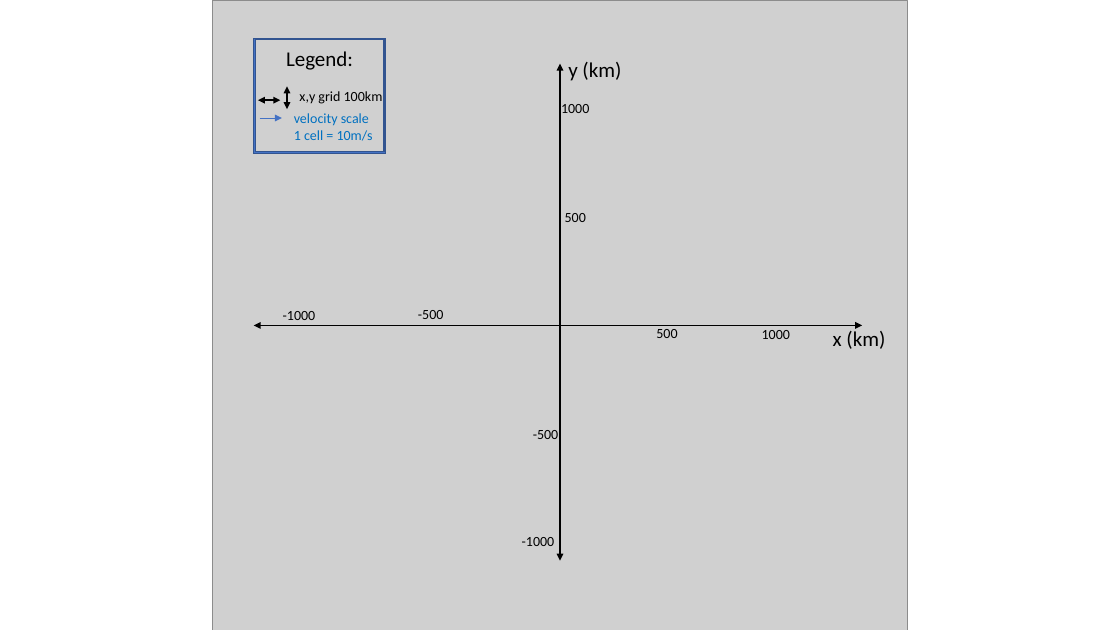
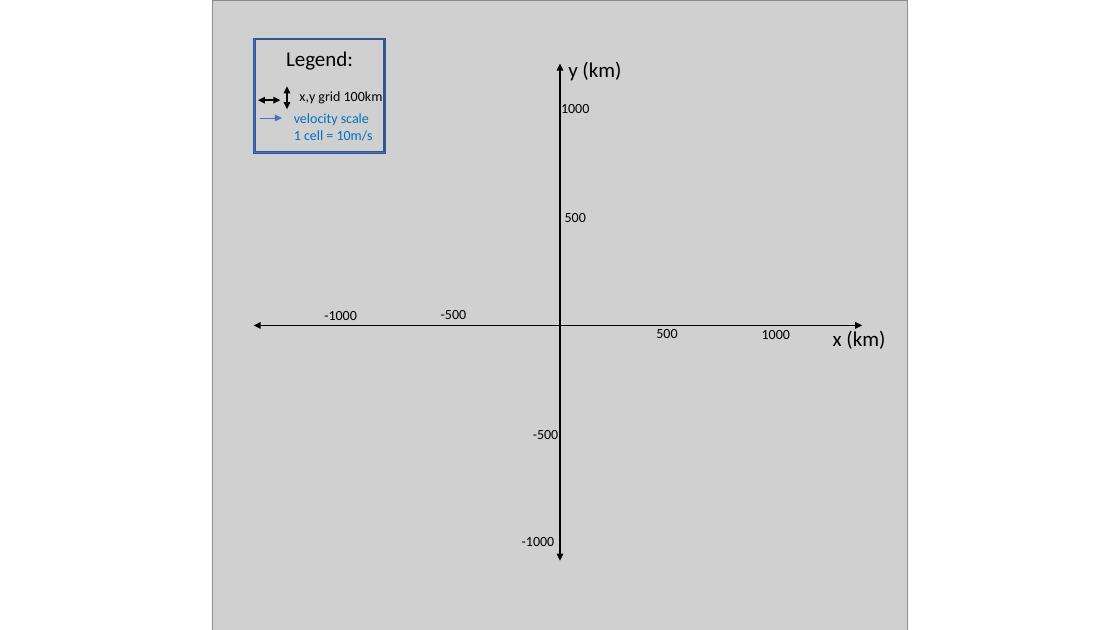
Before and after one commit to ATMOcanes/ATM651, a slide deck: slide 1 of Week1-2_basics/HW1axes.pptx. Drawn at 1120x630 pixels with LibreOffice and Linux fonts; fonts in the diff are those of the drawing; grey boxes stand for pictures. Boxes give left, top, right and bottom in pixels: in the first picture for what was removed or moved away, otherwise in the second. Text is boxed around its words. In the diff, an @@ line names an element or a change of style, - is before the commit and + after.

```diff
--- a/Week1-2_basics/HW1axes.pptx
+++ b/Week1-2_basics/HW1axes.pptx
@@ text "-1000": place and size @@
-text "-1000" at <box>283,311,316,320</box>
+text "-1000" at <box>324,311,357,320</box>
@@ text "-500": place and size @@
-text "-500" at <box>418,310,444,319</box>
+text "-500" at <box>441,310,467,319</box>
```
Also in this commit, not shown: 2 other files.
